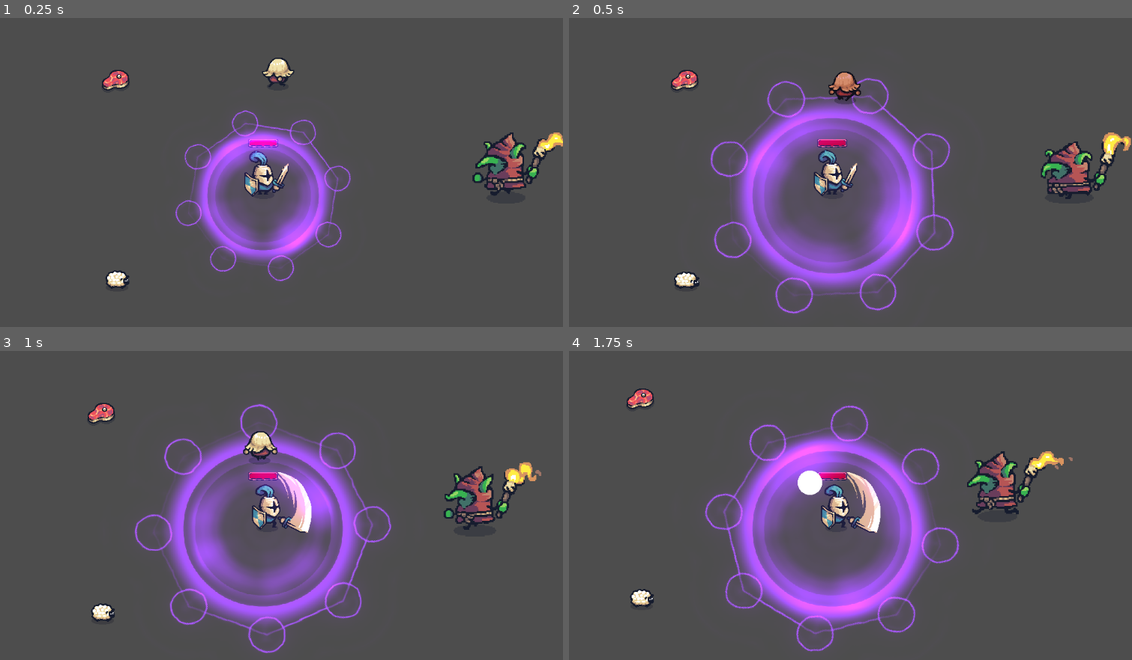
Above: before the commit, frames 1-4 (two rows, left to right).
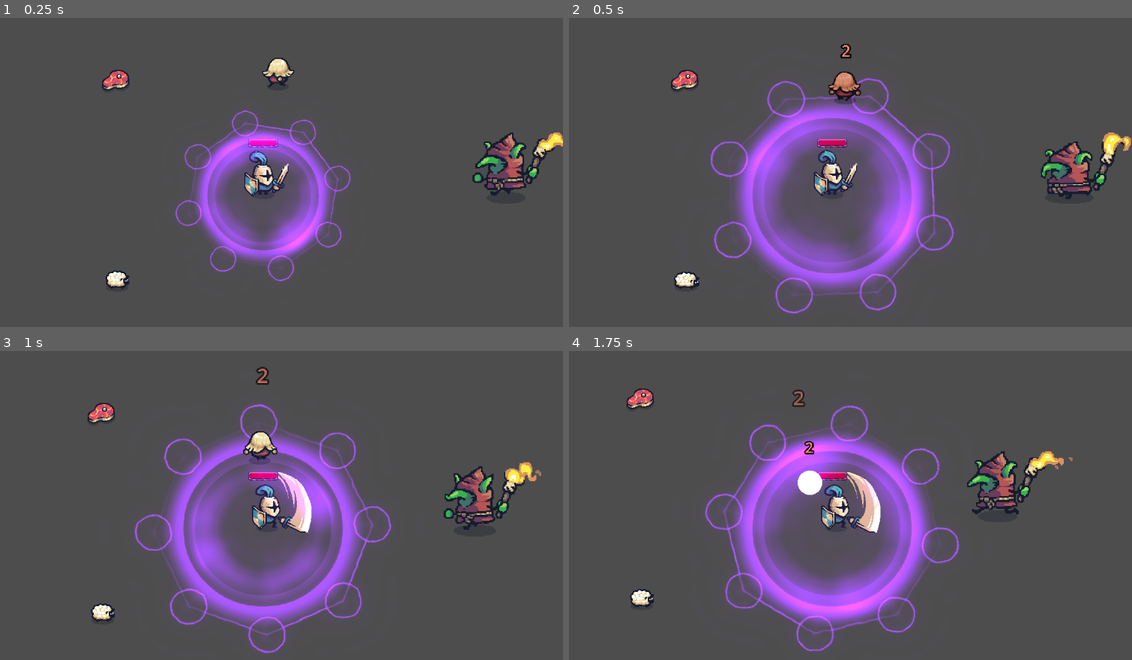
Above: after the commit, the same moments.

Repository: bluejynz/survivallike-godot
Game: Godot game, scene res://test_scenes/test_scene.tscn
The game is run twice, just before and just after one commit, with the same random seed, the same clock (stepped at 60 frames per second) and the same inputs.
Inputs (mouse positions are in pixels of both pictures, inside the frame that each line leads up to):
- Up to frame 1 (0.25 s): no input
- Up to frame 2 (0.5 s): no input
- Up to frame 3 (1 s): move the mouse to (394, 508) at 0.52 s; hold D (move_right) from 0.53 s (still down); click (394, 508) at 0.6 s
- Up to frame 4 (1.75 s): move the mouse to (709, 548) at 1.27 s; release D (move_right) at 1.28 s; hold S (move_down) from 1.28 s (still down); click (709, 548) at 1.35 s

Frame 1 is identical in both runs. In frame 2, less than 0.1% of the frame differs, in the area x 48-51%, y 8-14%; in frame 3, 0.1%; in frame 4, 0.2%, in the area x 39-44%, y 12-34%.

Commit message:
creating damage digits

Diff:
--- a/entities/animals/sheep.tscn
+++ b/entities/animals/sheep.tscn
@@ -149,3 +149,6 @@
 position = Vector2(0, -16)
 shape = SubResource("CircleShape2D_qhtxv")
 debug_color = Color(0.485342, 0.580921, 0.269931, 0)
+
+[node name="DamageDigitMarker" type="Marker2D" parent="."]
+position = Vector2(0, -29)
--- a/entities/enemies/enemy.gd
+++ b/entities/enemies/enemy.gd
@@ -4,6 +4,13 @@
 @export var health: int = 10
 @export var hit_damage: int = 1
 @export var death_prefab: PackedScene
+
+var damage_digit_prefab: PackedScene
+@onready var damage_digit_marker = $DamageDigitMarker
+
+func _ready():
+	damage_digit_prefab = preload("res://misc/damage_digit.tscn")
+
 
 func damage(amount: int) -> void:
 	health -= amount
@@ -15,6 +22,14 @@
 	tween.set_trans(Tween.TRANS_QUINT)
 	tween.tween_property(self, "modulate", Color.WHITE, .2)
 
+	var damage_digit = damage_digit_prefab.instantiate()
+	damage_digit.value = amount
+	if damage_digit_marker:
+		damage_digit.global_position = damage_digit_marker.global_position
+	else:
+		damage_digit.global_position = global_position
+	get_parent().add_child(damage_digit)
+
 	if health <= 0:
 		die()
 
--- a/entities/enemies/goblin.tscn
+++ b/entities/enemies/goblin.tscn
@@ -79,3 +79,6 @@
 [node name="FollowPlayer" type="Node" parent="."]
 script = ExtResource("4_x7djq")
 speed = 0.4
+
+[node name="DamageDigitMarker" type="Marker2D" parent="."]
+position = Vector2(0, -63.6364)
--- a/entities/enemies/pawn.tscn
+++ b/entities/enemies/pawn.tscn
@@ -77,3 +77,6 @@
 
 [node name="FollowPlayer" type="Node" parent="."]
 script = ExtResource("1_x7y2v")
+
+[node name="DamageDigitMarker" type="Marker2D" parent="."]
+position = Vector2(0, -42)
--- /dev/null
+++ b/misc/damage_digit.gd
@@ -0,0 +1,6 @@
+extends Node2D
+
+var value: int = 0
+
+func _ready():
+	%DamageDigitLabel.text = str(value)
--- /dev/null
+++ b/misc/damage_digit.tscn
@@ -0,0 +1,143 @@
+[gd_scene load_steps=7 format=3 uid="uid://so8yoxxwvxfy"]
+
+[ext_resource type="Script" path="res://misc/damage_digit.gd" id="1_4sbjr"]
+
+[sub_resource type="SystemFont" id="SystemFont_fdu32"]
+font_names = PackedStringArray("Consolas")
+font_weight = 999
+
+[sub_resource type="LabelSettings" id="LabelSettings_ke1op"]
+font = SubResource("SystemFont_fdu32")
+font_size = 24
+font_color = Color(1, 0.548798, 0.484859, 1)
+outline_size = 8
+outline_color = Color(0, 0, 0, 1)
+
+[sub_resource type="Animation" id="Animation_6imlb"]
+resource_name = "default"
+tracks/0/type = "value"
+tracks/0/imported = false
+tracks/0/enabled = true
+tracks/0/path = NodePath("Node2D:position")
+tracks/0/interp = 1
+tracks/0/loop_wrap = true
+tracks/0/keys = {
+"times": PackedFloat32Array(0, 1),
+"transitions": PackedFloat32Array(0.15, 1),
+"update": 0,
+"values": [Vector2(0, 10), Vector2(0, -20)]
+}
+tracks/1/type = "value"
+tracks/1/imported = false
+tracks/1/enabled = true
+tracks/1/path = NodePath("Node2D:scale")
+tracks/1/interp = 1
+tracks/1/loop_wrap = true
+tracks/1/keys = {
+"times": PackedFloat32Array(0, 1),
+"transitions": PackedFloat32Array(0.25, 1),
+"update": 0,
+"values": [Vector2(1, 1), Vector2(1.5, 1.5)]
+}
+tracks/2/type = "value"
+tracks/2/imported = false
+tracks/2/enabled = true
+tracks/2/path = NodePath("Node2D:modulate")
+tracks/2/interp = 1
+tracks/2/loop_wrap = true
+tracks/2/keys = {
+"times": PackedFloat32Array(0, 1),
+"transitions": PackedFloat32Array(3, 1),
+"update": 0,
+"values": [Color(1, 1, 1, 1), Color(1, 1, 1, 0)]
+}
+tracks/3/type = "method"
+tracks/3/imported = false
+tracks/3/enabled = true
+tracks/3/path = NodePath(".")
+tracks/3/interp = 1
+tracks/3/loop_wrap = true
+tracks/3/keys = {
+"times": PackedFloat32Array(1),
+"transitions": PackedFloat32Array(1),
+"values": [{
+"args": [],
+"method": &"queue_free"
+}]
+}
+
+[sub_resource type="Animation" id="Animation_fy5op"]
+length = 0.001
+tracks/0/type = "value"
+tracks/0/imported = false
+tracks/0/enabled = true
+tracks/0/path = NodePath("Node2D:position")
+tracks/0/interp = 1
+tracks/0/loop_wrap = true
+tracks/0/keys = {
+"times": PackedFloat32Array(0),
+"transitions": PackedFloat32Array(1),
+"update": 0,
+"values": [Vector2(0, 0)]
+}
+tracks/1/type = "value"
+tracks/1/imported = false
+tracks/1/enabled = true
+tracks/1/path = NodePath("Node2D:scale")
+tracks/1/interp = 1
+tracks/1/loop_wrap = true
+tracks/1/keys = {
+"times": PackedFloat32Array(0),
+"transitions": PackedFloat32Array(1),
+"update": 0,
+"values": [Vector2(1, 1)]
+}
+tracks/2/type = "value"
+tracks/2/imported = false
+tracks/2/enabled = true
+tracks/2/path = NodePath("Node2D:modulate")
+tracks/2/interp = 1
+tracks/2/loop_wrap = true
+tracks/2/keys = {
+"times": PackedFloat32Array(0),
+"transitions": PackedFloat32Array(1),
+"update": 0,
+"values": [Color(1, 1, 1, 1)]
+}
+
+[sub_resource type="AnimationLibrary" id="AnimationLibrary_cvfqp"]
+_data = {
+"RESET": SubResource("Animation_fy5op"),
+"default": SubResource("Animation_6imlb")
+}
+
+[node name="DamageDigit" type="Node2D"]
+script = ExtResource("1_4sbjr")
+
+[node name="Node2D" type="Node2D" parent="."]
+
+[node name="DamageDigitLabel" type="Label" parent="Node2D"]
+unique_name_in_owner = true
+anchors_preset = 7
+anchor_left = 0.5
+anchor_top = 1.0
+anchor_right = 0.5
+anchor_bottom = 1.0
+offset_left = -50.0
+offset_top = -38.0
+offset_right = 51.0
+grow_horizontal = 2
+grow_vertical = 0
+size_flags_horizontal = 4
+size_flags_vertical = 8
+text = "1900
+"
+label_settings = SubResource("LabelSettings_ke1op")
+horizontal_alignment = 1
+vertical_alignment = 1
+
+[node name="AnimationPlayer" type="AnimationPlayer" parent="."]
+libraries = {
+"": SubResource("AnimationLibrary_cvfqp")
+}
+autoplay = "default"
--- a/misc/healt_bar.tscn
+++ b/misc/healt_bar.tscn
@@ -24,6 +24,7 @@
 theme_override_styles/background = SubResource("StyleBoxEmpty_5u7ey")
 theme_override_styles/fill = SubResource("StyleBoxFlat_stbay")
 value = 61.83
+rounded = true
 show_percentage = false
 
 [node name="FrameSprite" type="Sprite2D" parent="."]
